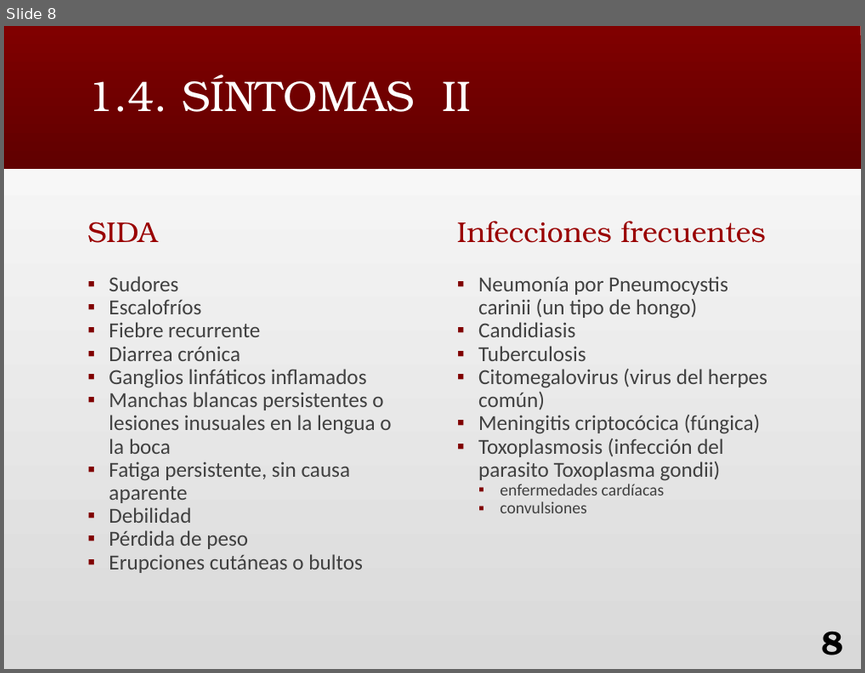
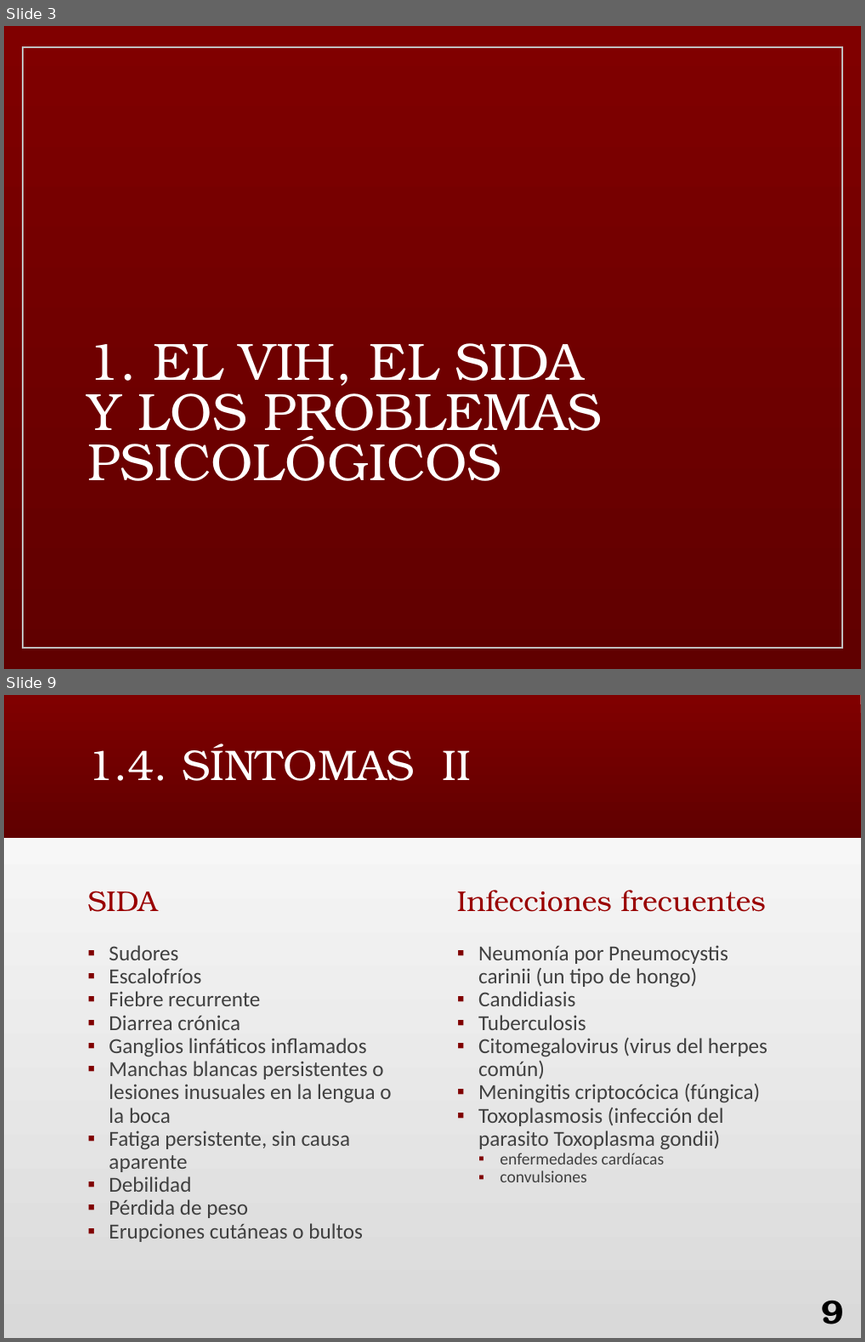
Before and after one commit to nerachan/far, a slide deck: 2.2 FAR/PS/Ejercicios/Trabajo/VIH.pptx. Shown one above the other, each under a label of ours: slide 8 before the commit, slides 3 and 9 after it; the slides between them are not shown. The pictures are 865x673 and 865x1342 pixels, drawn with LibreOffice and Linux fonts; fonts in the diff are those of the drawing. Boxes give left, top, right and bottom in pixels: in the first picture for what was removed or moved away, otherwise in the second. Text is boxed around its words. In the diff, an @@ line names an element or a change of style, - is before the commit and + after.

```diff
--- a/2.2 FAR/PS/Ejercicios/Trabajo/VIH.pptx
+++ b/2.2 FAR/PS/Ejercicios/Trabajo/VIH.pptx
@@ slide 3 added at [4,26,861,669], background gradient #800000 to #600000 @@
@@ rectangle added at [23,47,842,647], outline #FFFFFF 1.25 pt @@
@@ title added at [87,343,602,481], 44 pt, text #FFFFFF @@
+1. EL VIH, EL SIDA Y LOS PROBLEMAS PSICOLÓGICOS
@@ what was slide 8 is now slide 9 @@
@@ page number at [821,1300,843,1324]: text changed @@
-8
+9
```
Also in this commit, not shown: 12 slides changed, 2 other slides added, 1 slide removed, 3 other files.
